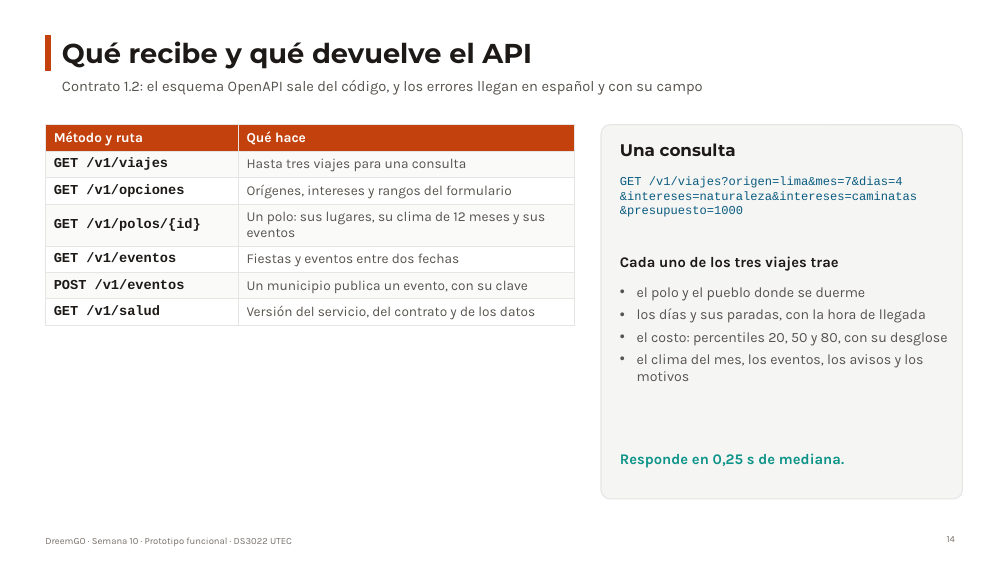
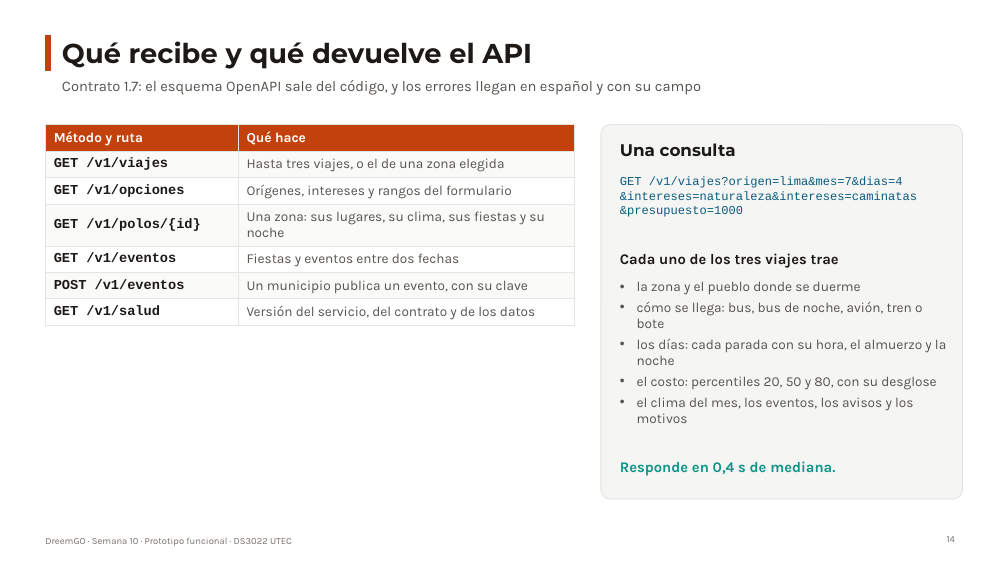
Before and after one commit to oswaldoaqm/Alejandros-Team, a slide deck: slide 14 of deliveries/week10/PresentationWeek10.pptx. Drawn at 1008x567 pixels with LibreOffice and Linux fonts; fonts in the diff are those of the drawing. Boxes give left, top, right and bottom in pixels: in the first picture for what was removed or moved away, otherwise in the second. Text is boxed around its words. In the diff, an @@ line names an element or a change of style, - is before the commit and + after.

```diff
--- a/deliveries/week10/PresentationWeek10.pptx
+++ b/deliveries/week10/PresentationWeek10.pptx
@@ text at [62,80,701,95]: text changed @@
-Contrato 1.2: el esquema OpenAPI sale del código, y los errores llegan en español y con su campo
+Contrato 1.7: el esquema OpenAPI sale del código, y los errores llegan en español y con su campo
@@ table at [45,125,575,324] @@
-row 2, column 2: Hasta tres viajes para una consulta
+row 2, column 2: Hasta tres viajes, o el de una zona elegida
-row 4, column 2: Un polo: sus lugares, su clima de 12 meses y sus eventos
+row 4, column 2: Una zona: sus lugares, su clima, sus fiestas y su noche
@@ text at [637,281,946,365]: text changed; size 13.5 to 13 pt @@
-• el polo y el pueblo donde se duerme
-• los días y sus paradas, con la hora de llegada
+• la zona y el pueblo donde se duerme
+• cómo se llega: bus, bus de noche, avión, tren o bote
+• los días: cada parada con su hora, el almuerzo y la noche
@@ text at [637,376,936,423]: size 13.5 to 13 pt in "el costo: percentiles 20, 50 y 80, ...", "el clima del mes, los eventos, los ..."; less space between paragraphs @@
@@ text at [620,461,835,476]: text changed @@
-Responde en 0,25 s de mediana.
+Responde en 0,4 s de mediana.
```
Also in this commit, not shown: 17 other slides changed, 2 slides added, 1 slide removed, 1 other file.
